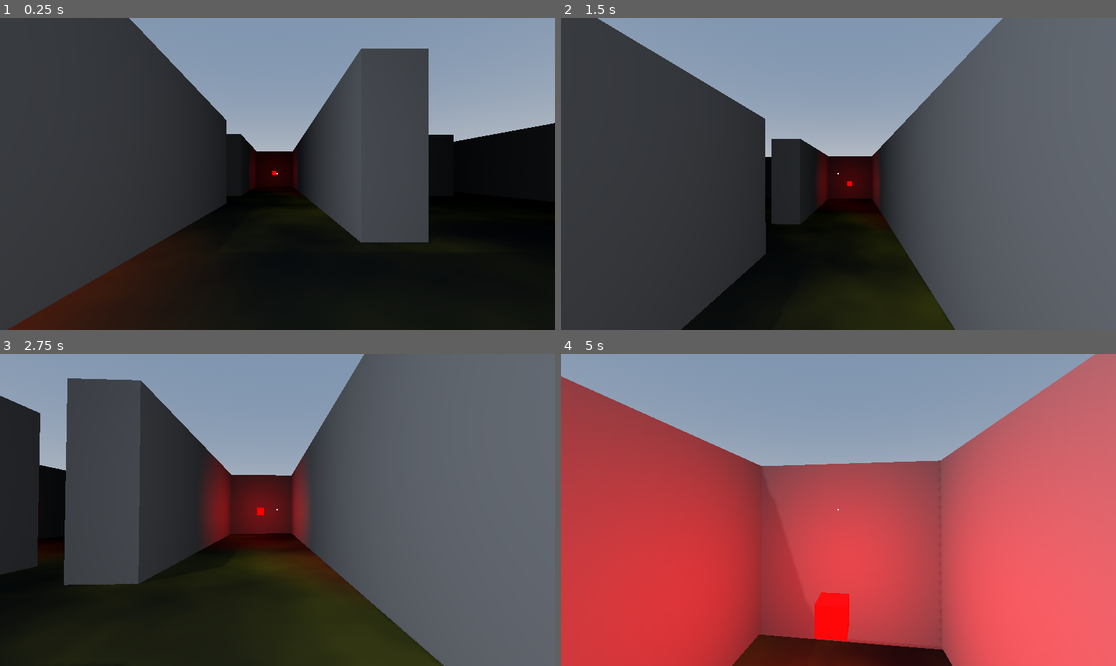
Above: before the commit, frames 1-4 (two rows, left to right).
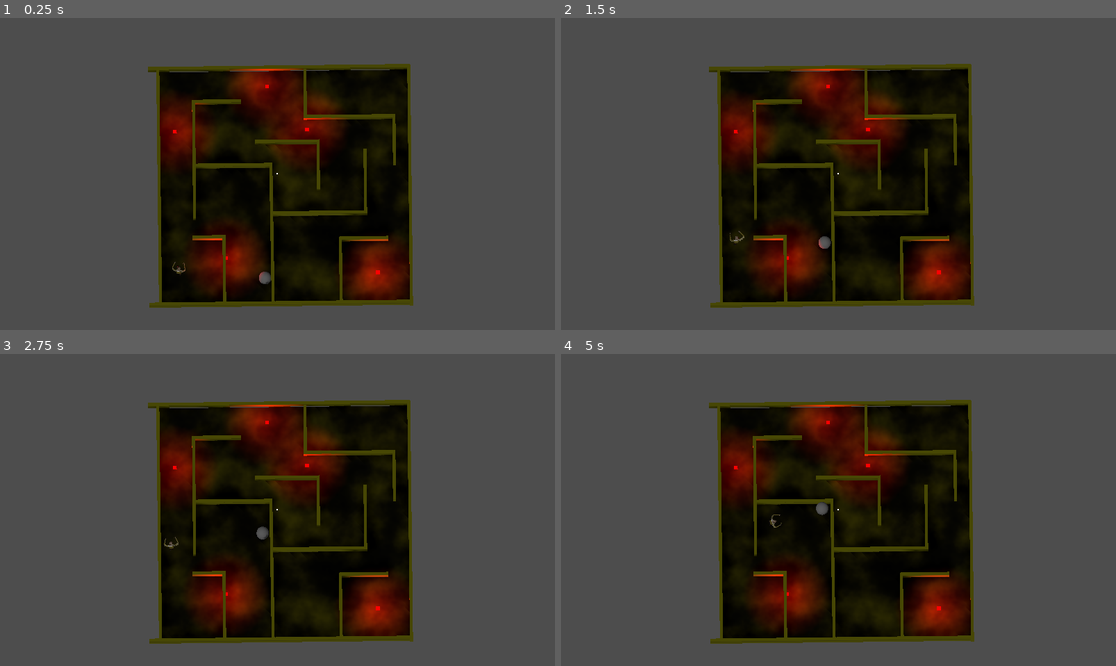
Above: after the commit, the same moments.

Repository: uniqueusername/burning-paper
Game: Godot game, scene res://levels/world2.tscn
Two runs of this game, one before a commit and one after it. Both use one fixed random seed, a clock stepped at 60 frames per second and the inputs below.
Inputs (mouse positions are in pixels of both pictures, inside the frame that each line leads up to):
- Up to frame 1 (0.25 s): no input
- Up to frame 2 (1.5 s): tap Enter at 0.5 s; move the mouse to (866, 174) at 0.52 s; hold E (interact) 0.53-1.28 s; hold W (forward) from 0.53 s (still down); tap Space (jump) at 0.77 s; move the mouse to (810, 174) at 1.27 s; tap E (interact) at 1.35 s
- Up to frame 3 (2.75 s): keep holding W (forward); tap Space (jump) at 1.52 s; move the mouse to (288, 503) at 2.02 s; hold E (interact) from 2.03 s (still down)
- Up to frame 4 (5 s): keep holding W (forward); move the mouse to (832, 516) at 2.77 s; release E (interact) at 2.78 s; tap E (interact) at 2.85, 4.35 s; tap Space (jump) at 3.02, 3.77, 4.52 s; move the mouse to (877, 513) at 3.52 s; hold E (interact) 3.53-4.28 s; move the mouse to (794, 506) at 4.27 s

The runs differ from the first frame. In frame 1, 75% of the frame differs, in the area x 0-100%, y 0-100%; in frame 2, 76%; in frame 3, 85%; in frame 4, 100%.

Commit message:
merging imports & world 3

Diff:
--- a/levels/world2.tscn
+++ b/levels/world2.tscn
@@ -4,7 +4,7 @@
 [ext_resource type="PackedScene" uid="uid://b2b0kp0wya7bg" path="res://objects/terminal/terminal.tscn" id="2_bna8q"]
 [ext_resource type="Script" path="res://objects/auditor/auditor.gd" id="2_oil8r"]
 [ext_resource type="Script" path="res://objects/terminal/terminal_manager.gd" id="3_ahj14"]
-[ext_resource type="PackedScene" path="res://levels/world2_walls copy.tscn" id="3_h1xlg"]
+[ext_resource type="PackedScene" uid="uid://bdu1wpnvtayol" path="res://levels/world2_walls.tscn" id="3_h1xlg"]
 [ext_resource type="Script" path="res://objects/utility/win_particles.gd" id="4_wvjsw"]
 [ext_resource type="PackedScene" uid="uid://b2lhlviu62jay" path="res://levels/world2.gltf" id="7_aws66"]
 [ext_resource type="PackedScene" uid="uid://02gwt6tshf8f" path="res://assets/GAMERIGEXPORTANIMS-2.glb" id="7_t240y"]
@@ -365,6 +365,7 @@
 transform = Transform3D(0.999934, 0.0115004, -0.000652636, 0, 0.0566579, 0.998394, 0.0115189, -0.998327, 0.0566541, -0.592796, 21.5331, 0.127188)
 environment = SubResource("Environment_ip753")
 projection = 1
+current = true
 fov = 67.0
 size = 25.324
 
--- a/world3.tscn
+++ b/world3.tscn
@@ -272,6 +272,8 @@
 
 [node name="world assets" type="Node3D" parent="."]
 
+[node name="world 3 assets" type="Node3D" parent="."]
+
 [connection signal="win" from="terminal_manager" to="GPUParticles3D" method="_on_win"]
 [connection signal="timeout" from="tposetaxman/start_movement" to="tposetaxman" method="_on_timer_timeout"]
 [connection signal="retarget" from="tposetaxman/vision_cone" to="tposetaxman" method="_on_vision_cone_retarget"]
Binary file added: assets/staticMeshesObjects/PrinterOven.glb
Not shown, added: assets/staticMeshesObjects/PrinterOven.glb.import
Binary file added: assets/staticMeshesObjects/PrinterOven_theoffice.png
Not shown, added: assets/staticMeshesObjects/PrinterOven_theoffice.png.import
